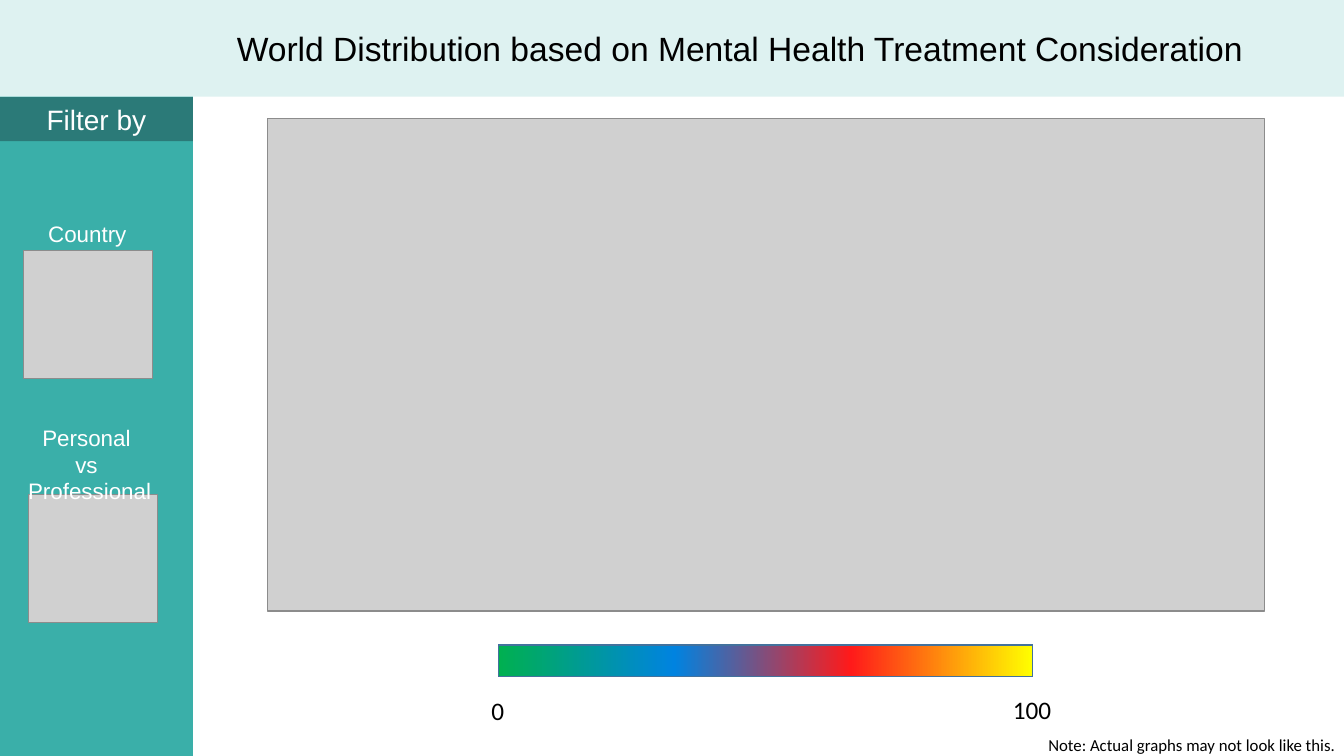
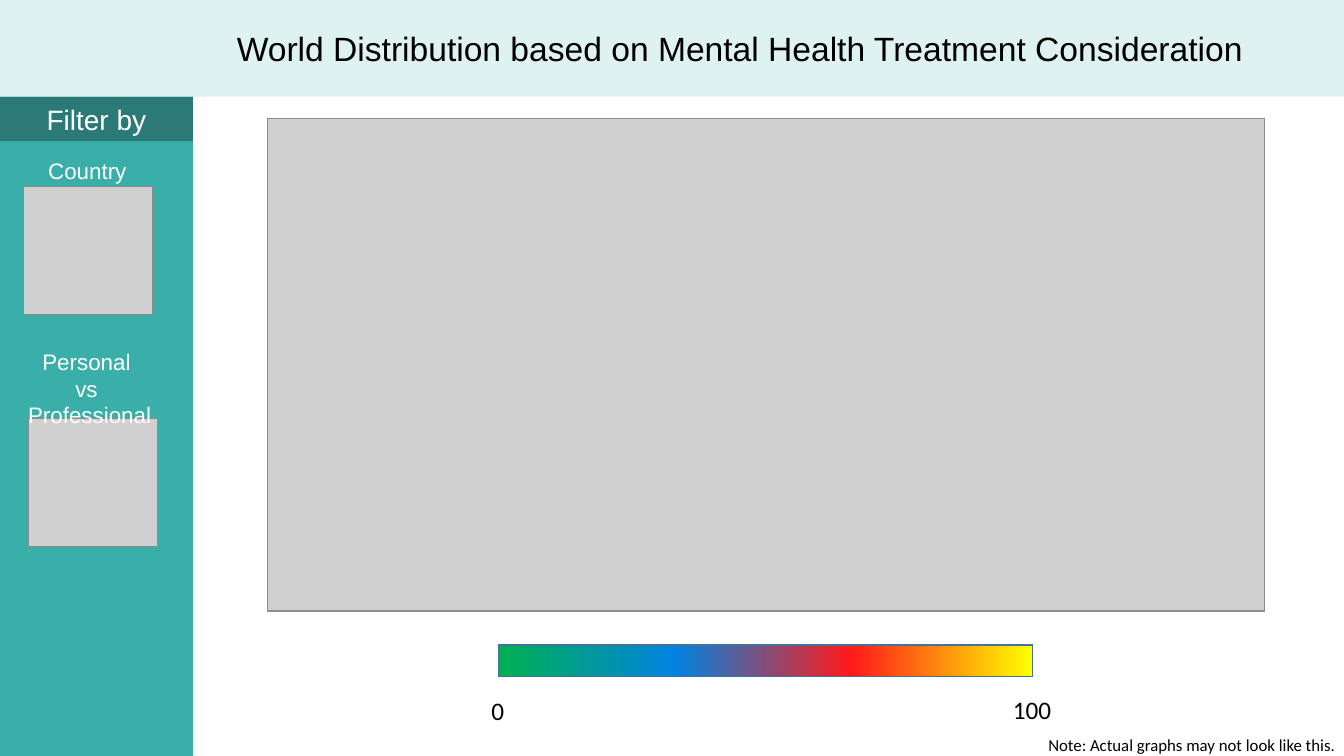
Before and after one commit to tungpatrick/ellognea-ptung-mental-health, a slide deck: slide 1 of Draft_Sketch.pptx. Drawn at 1344x756 pixels with LibreOffice and Linux fonts; fonts in the diff are those of the drawing; grey boxes stand for pictures. Boxes give left, top, right and bottom in pixels: in the first picture for what was removed or moved away, otherwise in the second. Text is boxed around its words. In the diff, an @@ line names an element or a change of style, - is before the commit and + after.

```diff
--- a/Draft_Sketch.pptx
+++ b/Draft_Sketch.pptx
@@ text "Country": place and size @@
-text "Country" at [48, 226, 126, 247]
+text "Country" at [48, 163, 126, 184]
@@ picture: place and size @@
-picture at [24, 250, 152, 378]
+picture at [24, 187, 152, 315]
@@ text "Personal vs Professional": place and size @@
-text "Personal vs Professional" at [28, 429, 151, 505]
+text "Personal vs Professional" at [28, 353, 151, 429]
@@ picture: place and size @@
-picture at [29, 495, 157, 623]
+picture at [29, 418, 157, 546]
```
Also in this commit, not shown: 1 other slide changed, 3 other files.
